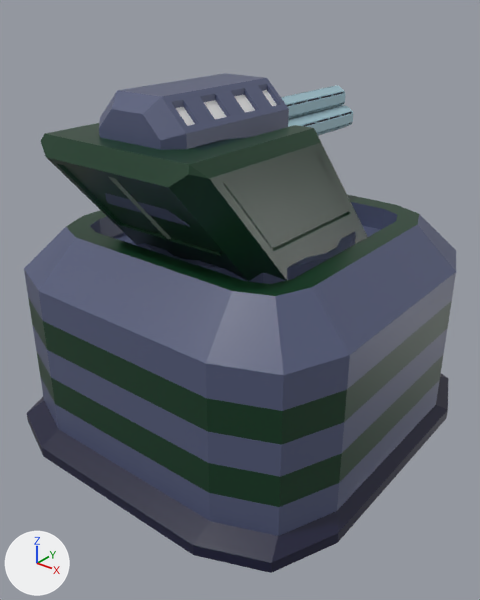
Before and after pictures for a commit that changed the Blender file Assets/Models/LaserTurret.blend.
Before and after are seen from a 50 mm lens placed at (2.16, -2.77, 2.42), pointed at (-0.02, -0.04, 0.73). Lighting does not change. The marker at lower left points along +X, +Y and +Z.

The first picture shows 'Barrels', 'Base', 'Bracing', 'Housing', 'Light'.
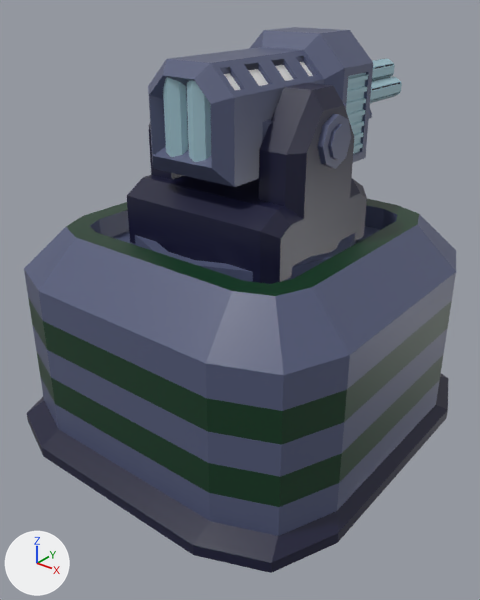
Scene script edits in JSON lines:
```json
{"block": "me_cube_001", "where": "# used by ob_bracing; location = (0.0, 0.0, 0.987)"}
{"op": "remove", "block": "me_cube_001", "code": "me_cube_001.from_pydata(...)  # 106 vertices, 96 faces; spans x -0.01..0.5, y -0.98..0.64, z 0.0..0.79"}
{"op": "add", "block": "me_cube_001", "code": "me_cube_001.from_pydata(...)  # 0 vertices, 0 faces; spans empty"}
{"block": "me_cube_001", "change": "me_cube_001 part 1: the whole mesh is rebuilt"}
{"block": "me_cube_002", "where": "# used by ob_housing; location = (0.0, -0.39, 1.686)"}
{"op": "remove", "block": "me_cube_002", "code": "me_cube_002.from_pydata(...)  # 136 vertices, 132 faces; spans x -0.268..0.268, y -0.435..0.448, z -0.245..0.291"}
{"op": "add", "block": "me_cube_002", "code": "me_cube_002.from_pydata(...)  # 371 vertices, 311 faces; spans x -0.245..0.389, y -0.43..1.026, z -0.31..0.37"}
{"block": "me_cube_002", "change": "me_cube_002 part 2: a new loose piece, an 8-sided cylinder along z spanning x 0.001..0.15, y -0.421..-0.272, z -0.144..0.224, in mat_material (picture img_green_team_png)"}
{"block": "me_cube_002", "change": "me_cube_002 part 3: a new loose piece of 96 vertices spanning x 0.232..0.338, y 0.485..0.73, z -0.279..0.217, in mat_material (picture img_green_team_png)"}
{"block": "me_cube_002", "change": "me_cube_002 part 4: 9 vertices moved from x -0.19..0.197, y -0.435..0.448, z -0.154..0.226 to x 0.0..0.389, y -0.43..0.75, z -0.245..0.37; 39 vertices removed from x -0.268..0.197, y -0.435..0.448, z -0.245..0.291; 113 vertices added at x 0.0..0.389, y -0.43..0.86, z -0.31..0.37"}
{"block": "me_cylinder", "where": "me_cylinder.from_pydata(...)  # 372 vertices, 362 faces; spans x -0.065..0.065, y -0.07..0.889, z -0.061..0.061"}
{"block": "me_cylinder", "where": "# used by ob_barrels; location = (0.0, 0.0, 1.765); rotation_euler = (0.0, -0.524, 0.0), in degrees (0, -30, 0)"}
{"block": "me_cylinder", "change": "me_cylinder part 5: the whole mesh is moved by (0.0, -0.26, 0.0)"}
{"op": "add", "block": "me_cube_004", "code": ["me_cube_004 = bpy.data.meshes.new('Cube.004')", "me_cube_004.from_pydata(...)  # 94 vertices, 77 faces; spans x 0.0..0.561, y -0.47..0.47, z 0.001..0.841", "me_cube_004.materials.append(mat_material)  # picture img_green_team_png"]}
{"op": "set", "path": "ob_housing.location", "old": "(0.0, -0.39, 1.686)", "new": "(-0.003, -0.074, 1.79)"}
{"op": "add", "block": "ob_housing", "code": "_m = ob_housing.modifiers.new('Mirror', 'MIRROR')"}
{"op": "set", "path": "ob_barrels.location", "old": "(0.0, 0.0, 1.765)", "new": "(-0.003, 0.883, 1.869)"}
{"op": "set", "path": "ob_light.location", "old": "(0.0, -0.39, 1.782)", "new": "(-0.003, -0.074, 1.886)"}
{"op": "add", "block": "ob_cube", "code": ["ob_cube = bpy.data.objects.new('Cube', me_cube_004)", "ob_cube.location = (0.0, 0.0, 1.115)", "_m = ob_cube.modifiers.new('Mirror', 'MIRROR')", "_m.use_clip = True"]}
```

Where the change shows, as pixel boxes [x1, y1, x2, y2] in the pictures (480 x 600 px):
```json
{"object": "Bracing", "change": "no longer drawn", "before": [41, 123, 367, 281]}
{"object": "Cube", "change": "added", "after": [127, 83, 367, 284]}
{"object": "Housing", "change": "reshaped, moved, modifiers changed", "before": [99, 73, 289, 227], "after": [148, 27, 373, 187], "on screen": "18% wider"}
{"object": "Barrels", "change": "moved", "before": [281, 86, 353, 136], "after": [370, 58, 402, 103]}
{"object": "Light", "change": "moved", "before": [176, 90, 277, 126], "after": [224, 62, 313, 90]}
{"part": 2, "of": "me_cube_002", "change": "added", "after": [163, 77, 211, 162], "on screen": "cyan"}
{"part": 3, "of": "me_cube_002", "change": "added", "after": [346, 72, 368, 154], "on screen": "cyan"}
{"part": 4, "of": "me_cube_002", "change": "built on", "before": [99, 73, 264, 227], "after": [148, 27, 373, 187]}
```
